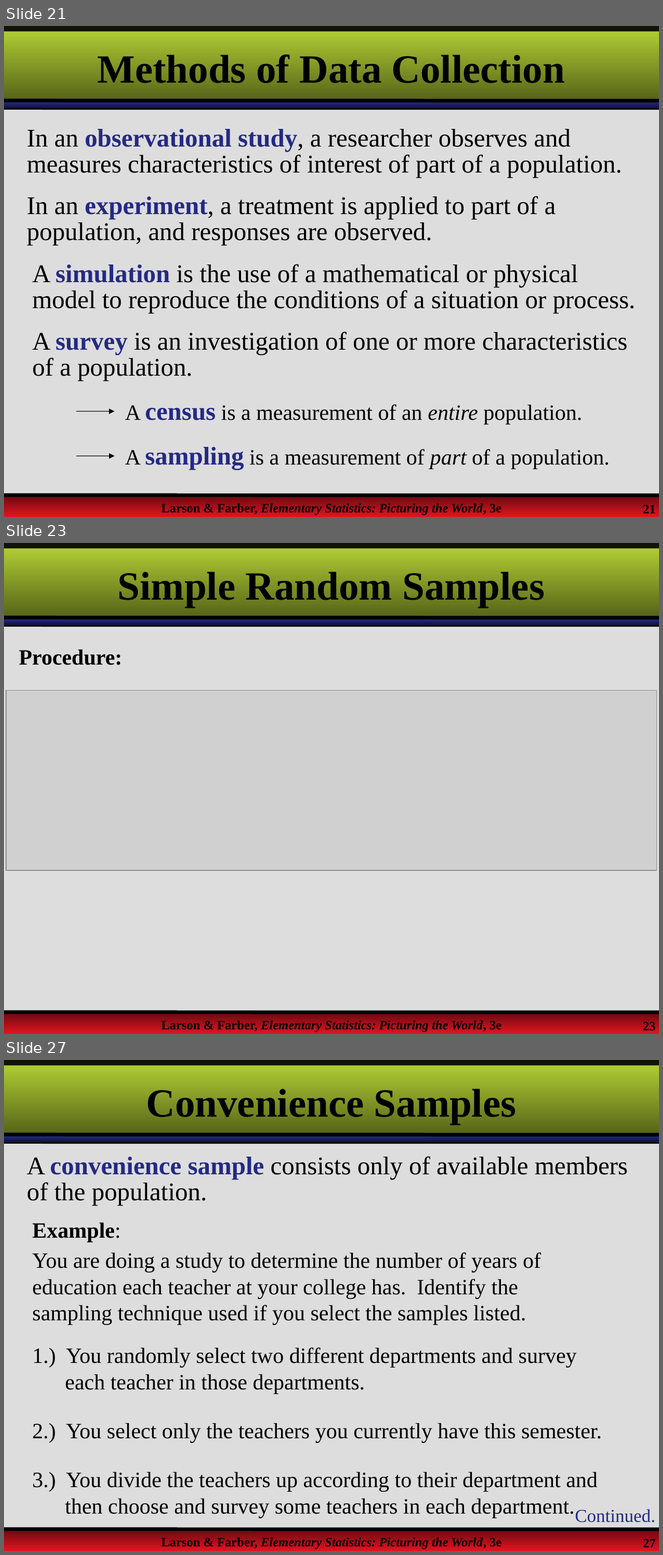
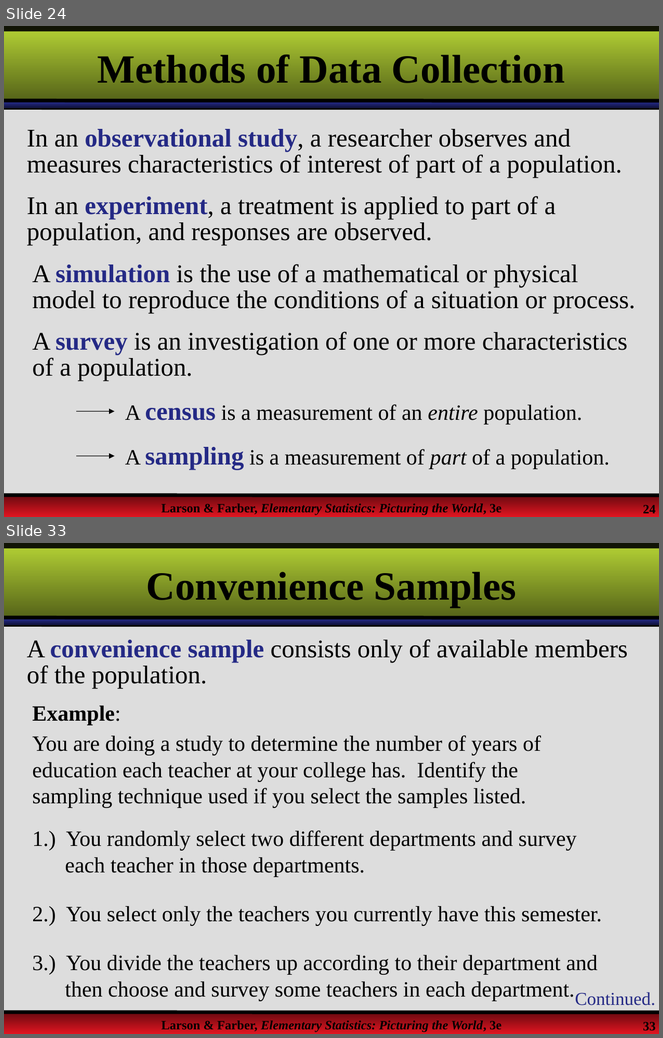
Before and after one commit to MMabaso/Quantitative-Techniques-Lecture, a slide deck: QTS105D/Lecture1.pptx. Shown one above the other, each under a label of ours: slides 21, 23 and 27 before the commit, slides 24 and 33 after it; the slides between them are not shown. The pictures are 663x1555 and 663x1038 pixels, drawn with LibreOffice and Linux fonts; fonts in the diff are those of the drawing; grey boxes stand for pictures; background and template pictures are left out. Boxes give left, top, right and bottom in pixels: in the first picture for what was removed or moved away, otherwise in the second. Text is boxed around its words. In the diff, an @@ line names an element or a change of style, - is before the commit and + after.

```diff
--- a/QTS105D/Lecture1.pptx
+++ b/QTS105D/Lecture1.pptx
@@ slide 23 removed at (4, 543, 659, 1034), background picture (left out); not listed: 9 template elements that a slide beside it also shows @@
@@ title removed at (118, 568, 545, 607) @@
-Simple Random Samples
@@ text removed at (19, 650, 123, 665) @@
-Procedure:
@@ picture removed at (6, 691, 657, 871) @@
@@ what was slide 21 is now slide 24 @@
@@ page number at (643, 505, 656, 516): text changed @@
-21
+24
@@ what was slide 27 is now slide 33 @@
@@ page number at (643, 1022, 656, 1033): text changed @@
-27
+33
```
Also in this commit, not shown: 10 slides changed, 9 slides added, 1 other slide removed.
